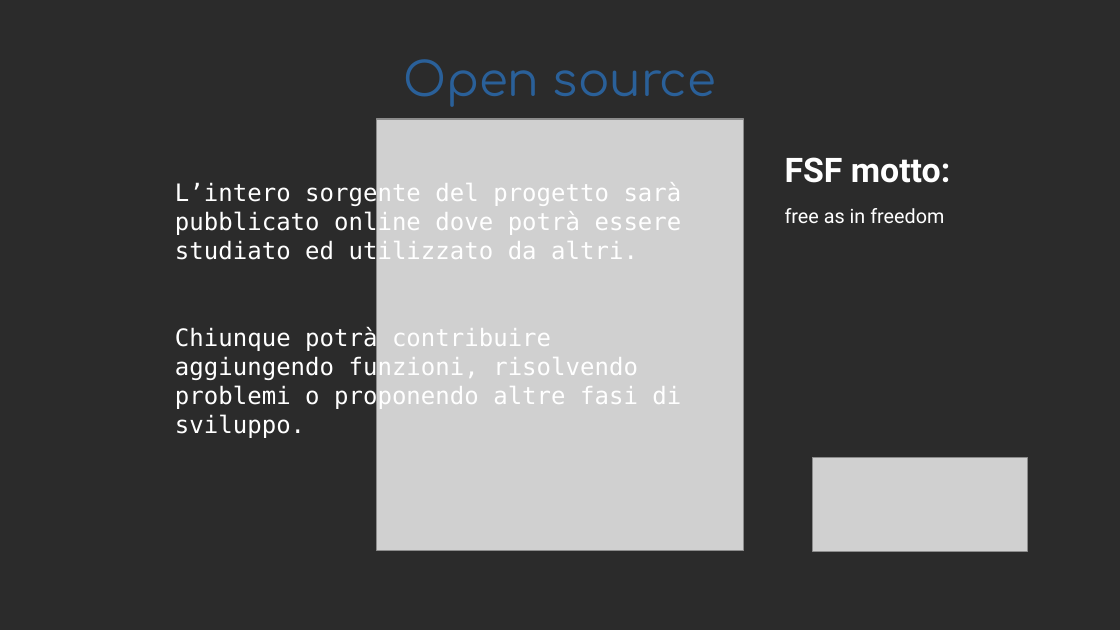
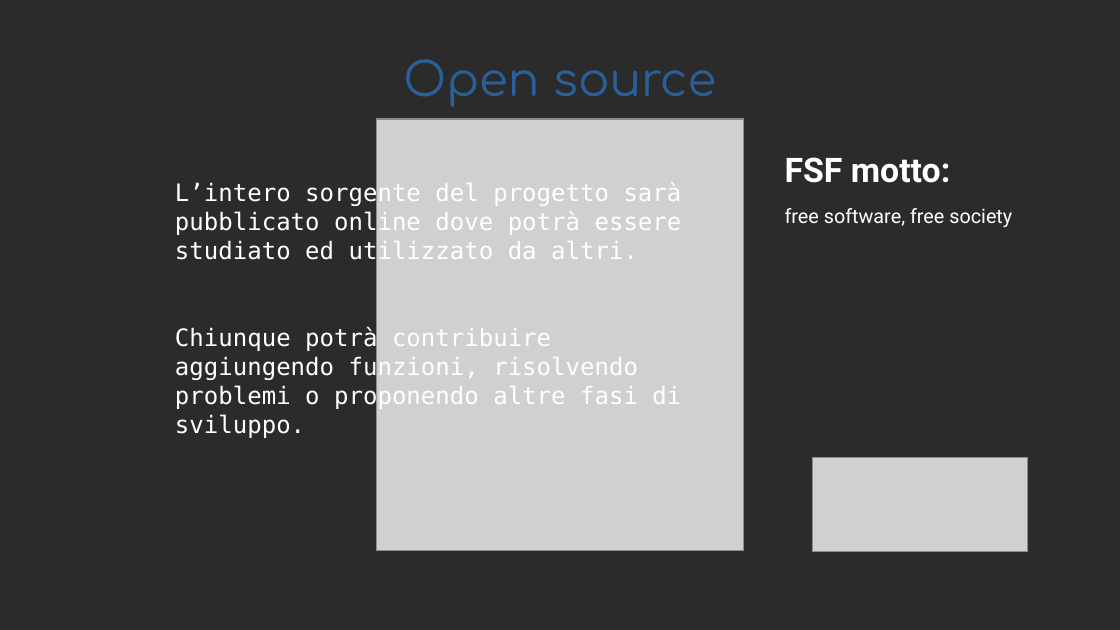
Before and after one commit to WAPEETY/media-way, a slide deck: slide 16 of proof_of_concept/esame_di_stato.odp. Drawn at 1120x630 pixels with LibreOffice and Linux fonts; fonts in the diff are those of the drawing; grey boxes stand for pictures; background and template pictures are left out; a plain dark background stands for a picture behind light text. Boxes give left, top, right and bottom in pixels: in the first picture for what was removed or moved away, otherwise in the second. Text is boxed around its words. In the diff, an @@ line names an element or a change of style, - is before the commit and + after.

```diff
--- a/proof_of_concept/esame_di_stato.odp
+++ b/proof_of_concept/esame_di_stato.odp
@@ text at <box>785,208,1012,227</box>: text changed @@
-free as in freedom
+free software, free society
```
Also in this commit, not shown: 8 other files.
